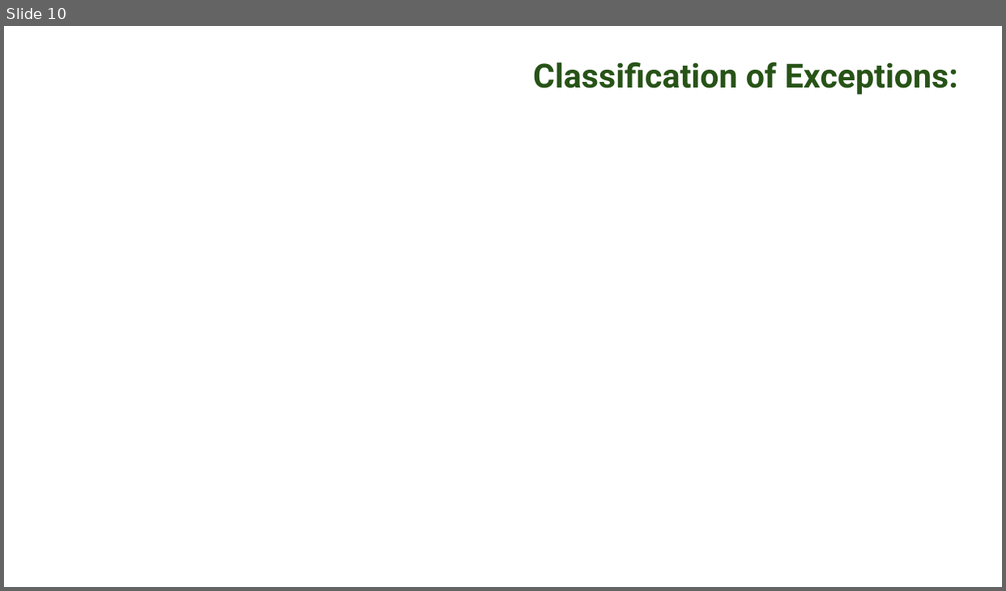
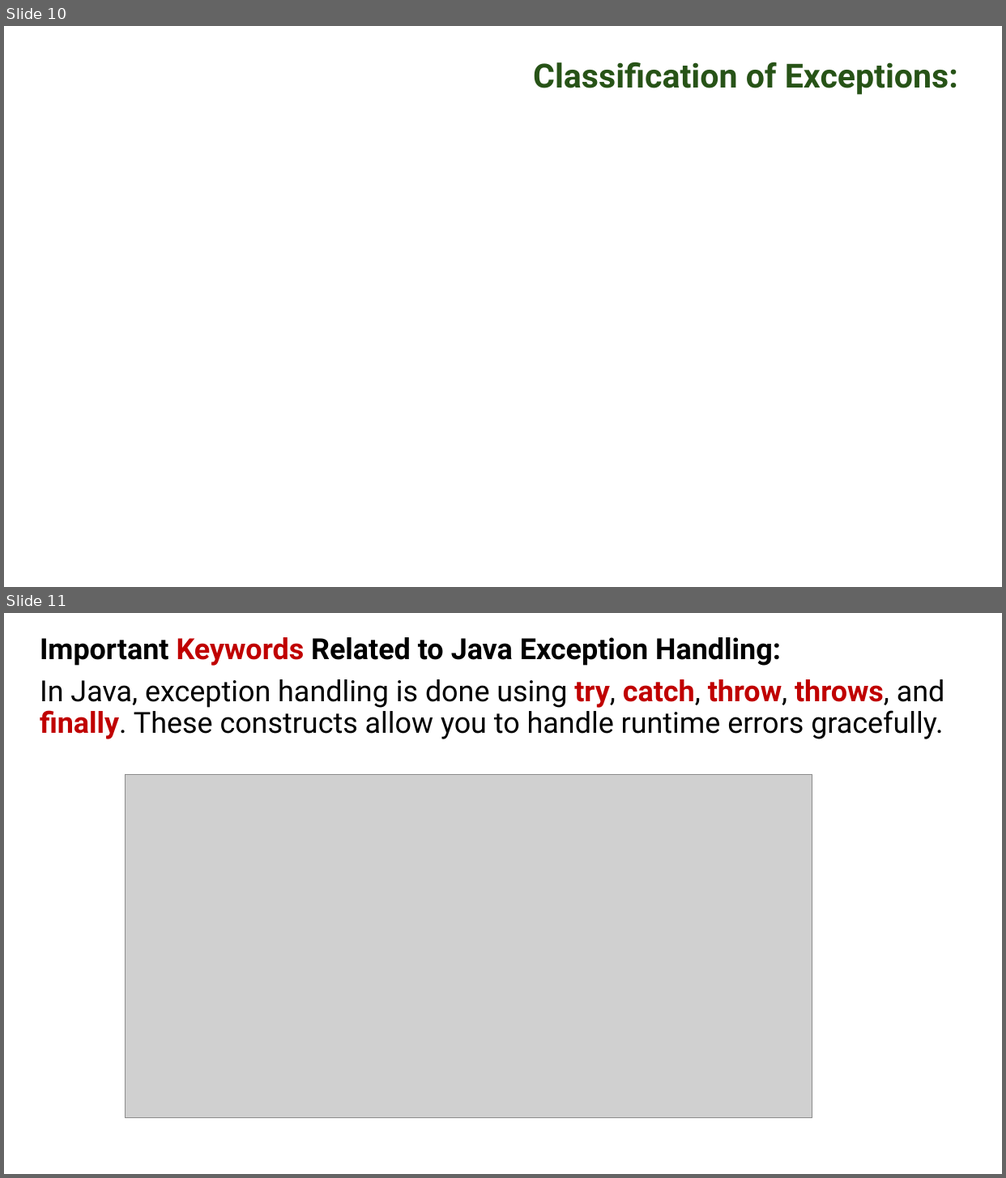
Before and after one commit to PRAMOD-VISHNU-NAIK/MCA-2nd-Sem-Shridevi-College, a slide deck: Theory Class-Notes/Complete Syllabus and Notes/Module-4 Exception Handling.pptx. Shown one above the other, each under a label of ours: slide 10 before the commit, slides 10 and 11 after it. The pictures are 1006x591 and 1006x1178 pixels, drawn with LibreOffice and Linux fonts; fonts in the diff are those of the drawing; grey boxes stand for pictures; background and template pictures are left out. Boxes give left, top, right and bottom in pixels: in the first picture for what was removed or moved away, otherwise in the second. Text is boxed around its words. In the diff, an @@ line names an element or a change of style, - is before the commit and + after.

```diff
--- a/Theory Class-Notes/Complete Syllabus and Notes/Module-4 Exception Handling.pptx
+++ b/Theory Class-Notes/Complete Syllabus and Notes/Module-4 Exception Handling.pptx
@@ slide 11 added at (x1=4, y1=613, x2=1002, y2=1174), background #FFFFFF @@
@@ text added at (x1=40, y1=637, x2=945, y2=739), 28 pt, text #000000 @@
+Important Keywords Related to Java Exception Handling:
+In Java, exception handling is done using try, catch, throw, throws, and finally. These constructs allow you to handle runtime errors gracefully.
@@ picture added at (x1=126, y1=775, x2=812, y2=1118) @@
```
Also in this commit, not shown: 2 slides changed, 10 other slides added, 6 slides removed.
